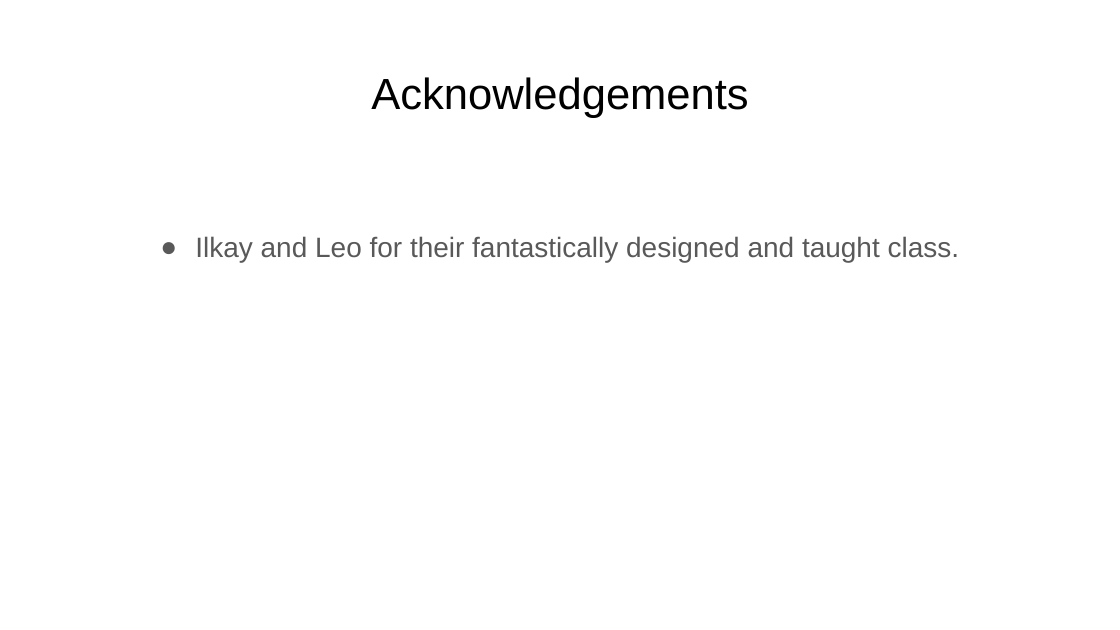
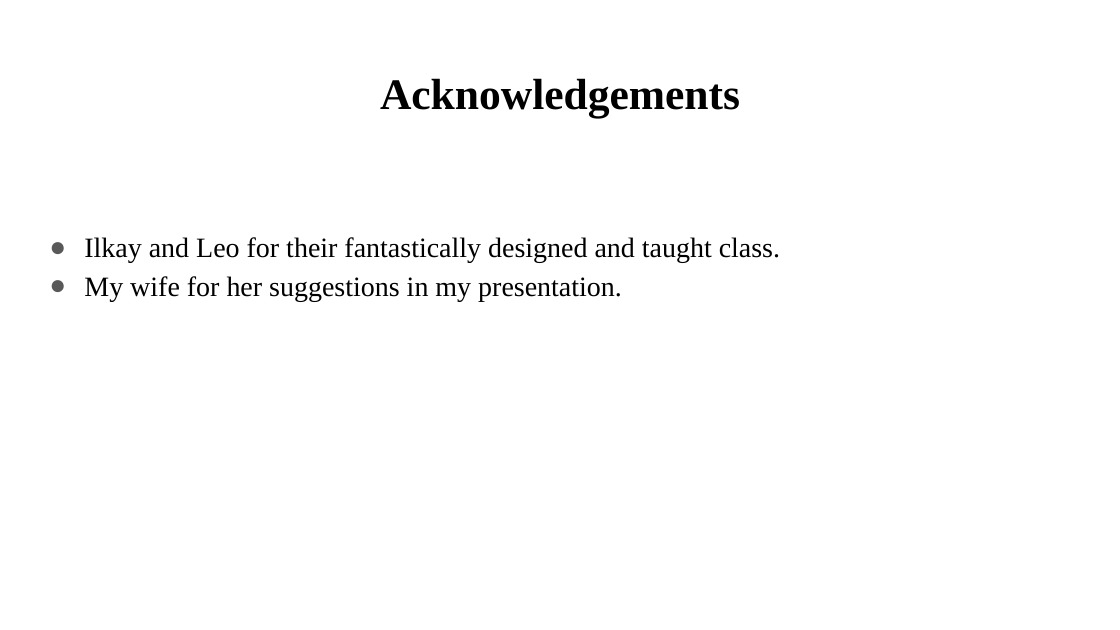
Before and after one commit to Rohithsoman/EdX-Python4DS, a slide deck: slide 9 of DSE 200X_ Mini Project Presentation - Rohith Soman.pptx (slide 7 before the commit). Drawn at 1120x630 pixels with LibreOffice and Linux fonts; fonts in the diff are those of the drawing. Boxes give left, top, right and bottom in pixels: in the first picture for what was removed or moved away, otherwise in the second. Text is boxed around its words. In the diff, an @@ line names an element or a change of style, - is before the commit and + after.

```diff
--- a/DSE 200X_ Mini Project Presentation - Rohith Soman.pptx
+++ b/DSE 200X_ Mini Project Presentation - Rohith Soman.pptx
@@ title "Acknowledgements" at (x1=380, y1=78, x2=740, y2=117): font Arial to Times New Roman, bold on @@
@@ text at (x1=84, y1=237, x2=780, y2=263): font Arial to Times New Roman, text colour #595959 to #000000 in "Ilkay and Leo for their fantastically designed ..."; alignment centre to left @@
@@ text at (x1=84, y1=276, x2=622, y2=301): paragraph added @@
+● My wife for her suggestions in my presentation.
```
Also in this commit, not shown: 5 other slides changed, 4 slides added, 2 slides removed.
